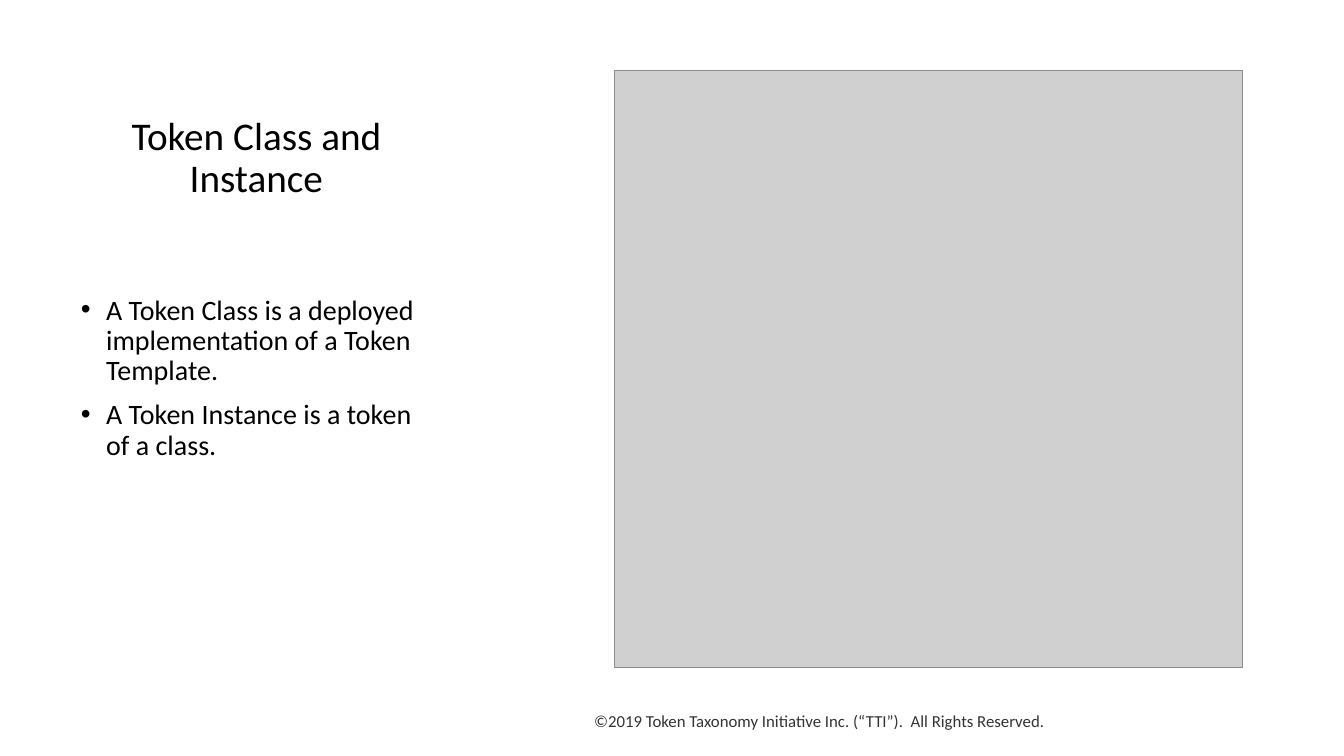
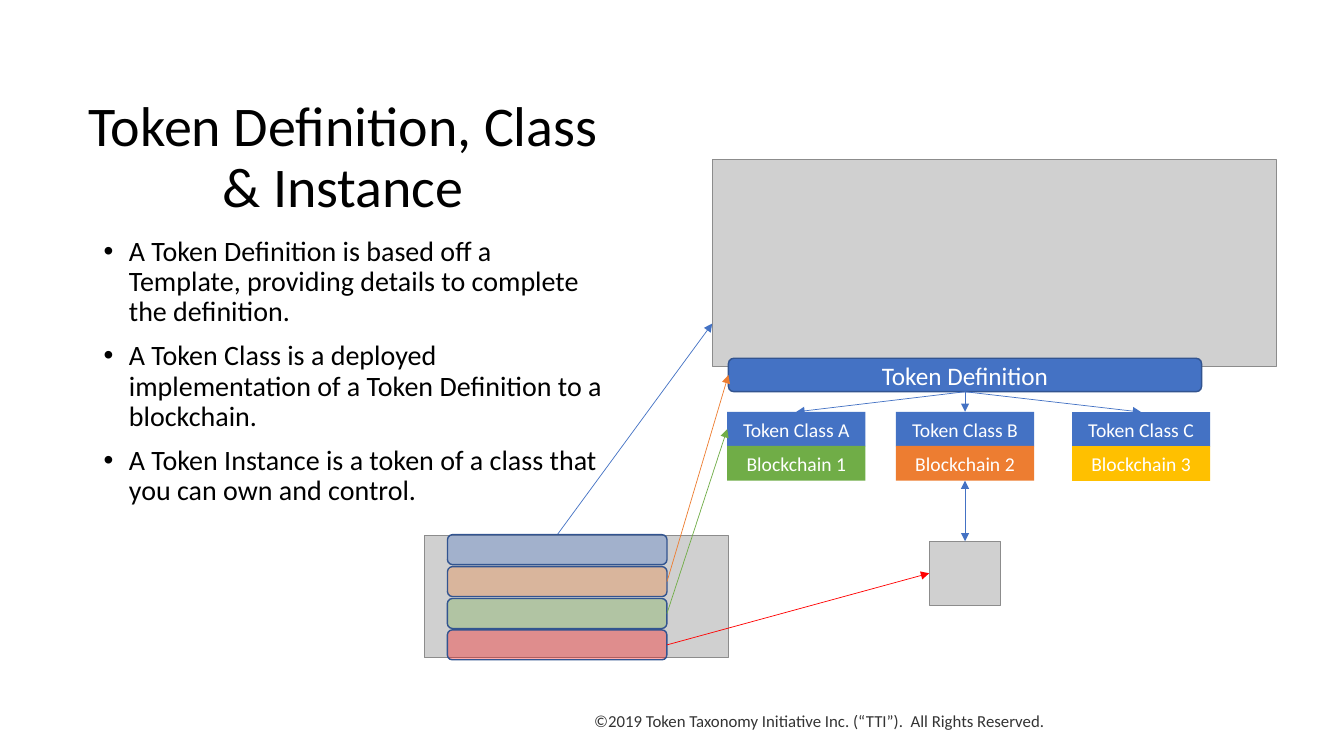
Before and after one commit to vipinsun/TokenTaxonomyFramework-pub, a slide deck: slide 6 of presentations/TTF-Presentation.pptx (slide 5 before the commit). Drawn at 1344x756 pixels with LibreOffice and Linux fonts; fonts in the diff are those of the drawing; grey boxes stand for pictures. Boxes give left, top, right and bottom in pixels: in the first picture for what was removed or moved away, otherwise in the second. Text is boxed around its words. In the diff, an @@ line names an element or a change of style, - is before the commit and + after.

```diff
--- a/presentations/TTF-Presentation.pptx
+++ b/presentations/TTF-Presentation.pptx
@@ title "Token Definition, Class & Instance": place and size @@
-title "Token Definition, Class & Instance" at (71,71,442,247)
+title "Token Definition, Class & Instance" at (71,71,615,247)
@@ picture removed at (615,71,1243,667) @@
@@ title at (89,107,597,208): text changed; size 28 to 40 pt @@
-Token Class and Instance
+Token Definition, Class & Instance
@@ picture added at (713,159,1277,367) @@
@@ text at (129,241,601,505): text changed @@
-• A Token Class is a deployed implementation of a Token Template.
-• A Token Instance is a token of a class.
+• A Token Definition is based off a Template, providing details to complete the definition.
+• A Token Class is a deployed implementation of a Token Definition to a blockchain.
+• A Token Instance is a token of a class that you can own and control.
@@ arrow added from (558, 534) to (713, 324), #4472C4 0.5 pt @@
@@ rounded rectangle added at (729,358,1203,391), fill #4472C4, outline #325491 1 pt, 18 pt, text #FFFFFF @@
+Token Definition
@@ arrow added from (667, 582) to (729, 375), #ED7D31 0.5 pt @@
@@ rectangle added at (727,412,865,447), fill #4472C4, 14 pt, text #FFFFFF @@
+Token Class A
@@ arrow added from (965, 392) to (797, 412), #4472C4 0.5 pt @@
@@ rectangle added at (896,412,1034,447), fill #4472C4, 14 pt, text #FFFFFF @@
+Token Class B
@@ arrow added from (965, 392) to (965, 412), #4472C4 0.5 pt @@
@@ arrow added from (965, 392) to (1141, 412), #4472C4 0.5 pt @@
@@ rectangle added at (1073,412,1211,447), fill #4472C4, 14 pt, text #FFFFFF @@
+Token Class C
@@ arrow added from (667, 614) to (727, 430), #70AD47 0.5 pt @@
@@ rectangle added at (727,446,865,480), fill #70AD47, 14 pt, text #FFFFFF @@
+Blockchain 1
@@ rectangle added at (896,446,1034,480), fill #ED7D31, 14 pt, text #FFFFFF @@
+Blockchain 2
@@ rectangle added at (1073,447,1211,481), fill #FFC000, 14 pt, text #FFFFFF @@
+Blockchain 3
@@ double arrow added from (965, 481) to (965, 541), #4472C4 0.5 pt @@
@@ picture added at (424,535,729,657) @@
@@ rounded rectangle added at (448,534,667,565), fill #4472C4 at 32% opacity, outline #325491 1 pt @@
@@ rounded rectangle added at (448,567,667,597), fill #ED7D31 at 32% opacity, outline #325491 1 pt @@
@@ picture added at (930,541,1001,605) @@
@@ rounded rectangle added at (448,599,667,629), fill #70AD47 at 32% opacity, outline #325491 1 pt @@
@@ arrow added from (667, 645) to (930, 574), #FF0000 0.5 pt @@
@@ rounded rectangle added at (448,630,667,660), fill #FF0000 at 32% opacity, outline #325491 1 pt @@
```
Also in this commit, not shown: 15 other slides changed, 5 slides added, 20 other files.
